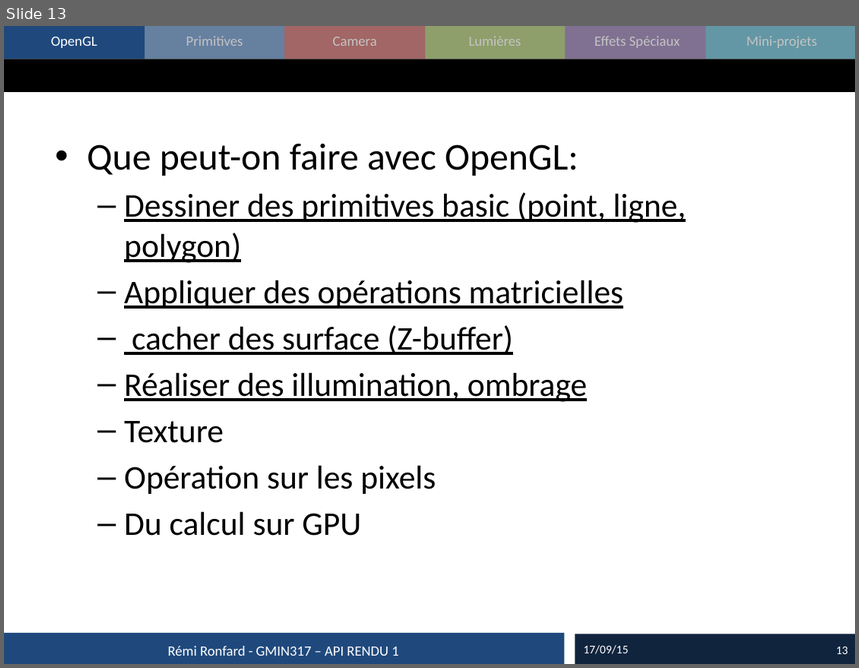
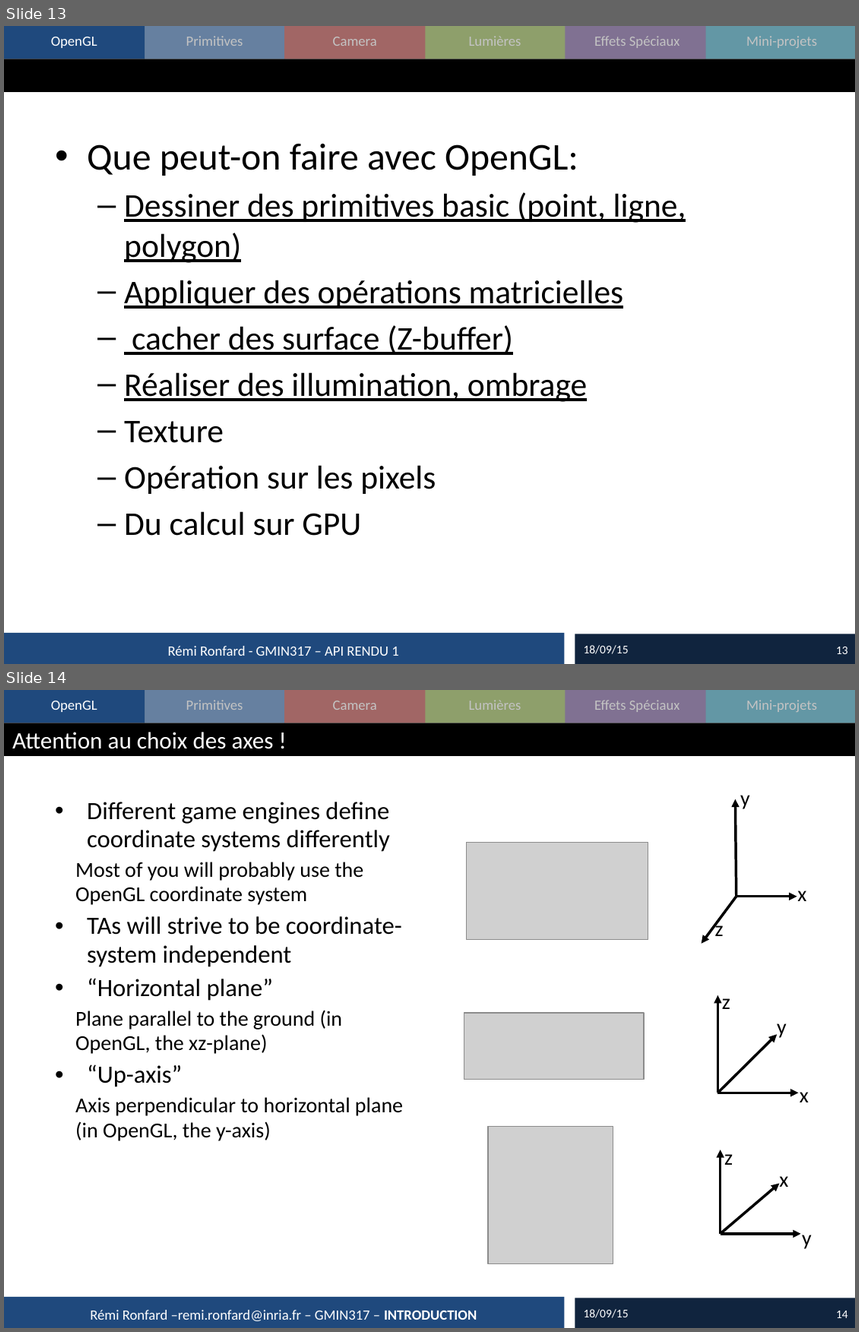
Before and after one commit to imagina-gmin317/imagina-gmin317-2015, a slide deck: cours/2015_01_Rendu.pptx. Shown one above the other, each under a label of ours: slide 13 before the commit, slides 13 and 14 after it. The pictures are 859x668 and 859x1332 pixels, drawn with LibreOffice and Linux fonts; fonts in the diff are those of the drawing; grey boxes stand for pictures. Boxes give left, top, right and bottom in pixels: in the first picture for what was removed or moved away, otherwise in the second. Text is boxed around its words. In the diff, an @@ line names an element or a change of style, - is before the commit and + after.

```diff
--- a/cours/2015_01_Rendu.pptx
+++ b/cours/2015_01_Rendu.pptx
@@ slide 14 added at (4,690,855,1328), background #FFFFFF; not listed: 16 template elements that a slide beside it also shows @@
@@ title added at (12,732,274,749), 20 pt, text #FFFFFF @@
+Attention au choix des axes !
@@ text added at (75,802,403,1141), 18 pt, text #000000 @@
+• Different game engines define coordinate systems differently
+  – Most of you will probably use the OpenGL coordinate system
+• TAs will strive to be coordinate-system independent
+• “Horizontal plane”
+  – Plane parallel to the ground (in OpenGL, the xz-plane)
+• “Up-axis”
+  – Axis perpendicular to horizontal plane (in OpenGL, the y-axis)
@@ group added at (701,795,807,944): 3 arrows, 3 texts @@
+z
+x
+y
@@ picture added at (467,842,649,939) @@
@@ group added at (464,996,809,1103): 3 arrows, 3 texts, 1 picture @@
+z
+y
+x
@@ group added at (488,1127,812,1264): 3 arrows, 3 texts, 1 picture @@
+z
+x
+y
@@ text added at (90,1310,477,1322), 12 pt, text #FFFFFF @@
+Rémi Ronfard –remi.ronfard@inria.fr – GMIN317 – INTRODUCTION
@@ text added at (584,1309,629,1319), 10 pt, text #FFFFFF @@
+18/09/15
@@ page number added at (836,1311,848,1319), 10 pt, text #FFFFFF @@
+14
@@ slide 13 changed as well @@
@@ text at (584,645,629,655): text changed @@
-17/09/15
+18/09/15
```
Also in this commit, not shown: 60 other slides changed, 3 other slides added, 25 other files.
